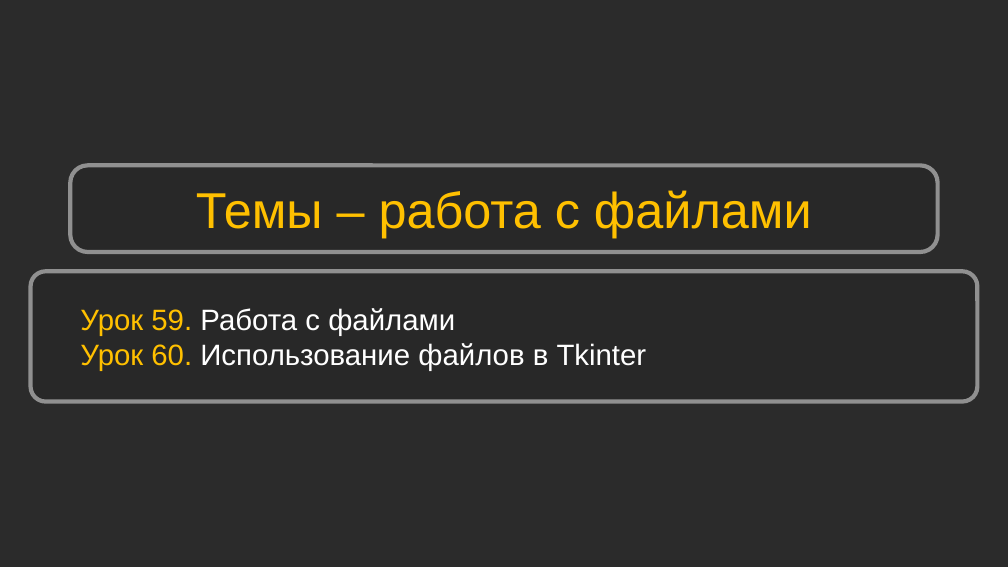
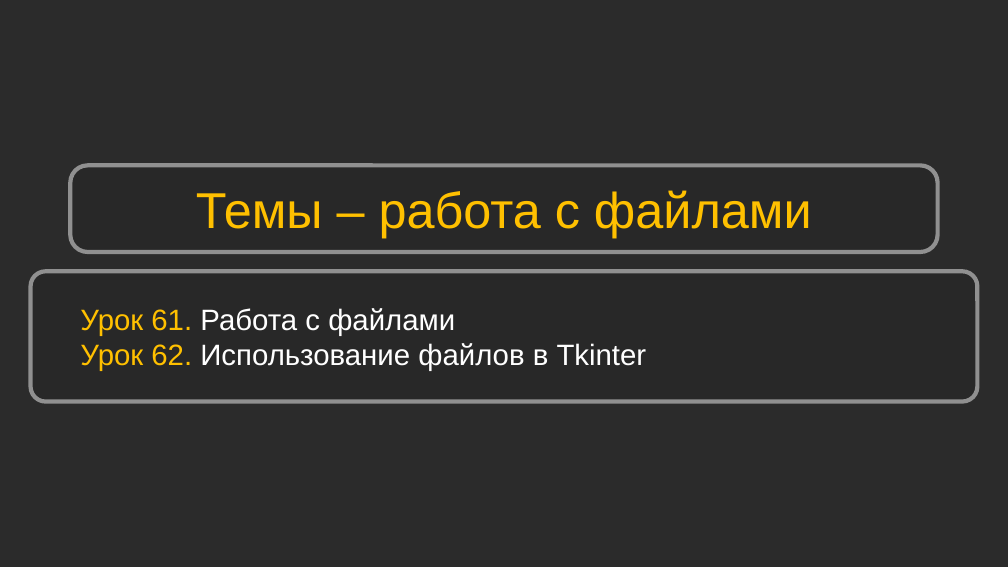
Before and after one commit to Shikonohito/Python_Bootcamp, a slide deck: slide 17 of Урок 01. Mystat. Microsoft Teams/Урок 1. Mystat. Microsoft Teams.pptx (slide 16 before the commit). Drawn at 1008x567 pixels with LibreOffice and Linux fonts; fonts in the diff are those of the drawing; background and template pictures are left out; a plain dark background stands for a picture behind light text. Boxes give left, top, right and bottom in pixels: in the first picture for what was removed or moved away, otherwise in the second. Text is boxed around its words. In the diff, an @@ line names an element or a change of style, - is before the commit and + after.

```diff
--- a/Урок 01. Mystat. Microsoft Teams/Урок 1. Mystat. Microsoft Teams.pptx
+++ b/Урок 01. Mystat. Microsoft Teams/Урок 1. Mystat. Microsoft Teams.pptx
@@ text at box(80, 308, 647, 371): text changed @@
-Урок 59. Работа с файлами
-Урок 60. Использование файлов в Tkinter
+Урок 61. Работа с файлами
+Урок 62. Использование файлов в Tkinter
```
Also in this commit, not shown: 4 other slides changed, 5 slides added, 4 slides removed, 14 other files.
